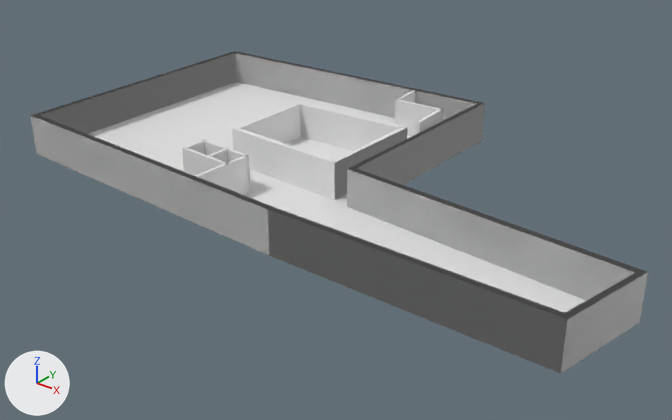
Renders of the Blender file blender/bavariathekE1.blend from each side of a commit.
Before and after are seen from a 50 mm lens placed at (46.5, -58.2, 36.5), pointed at (1.7, -2.3, 1.8). Arrows for +X, +Y and +Z are at lower left; the lights stay in place.

The older version as bpy lines, for what is in view:
```python
me_cube_071 = bpy.data.meshes.new('Cube.071')
me_cube_071.from_pydata(...)  # 12 vertices, 7 faces; spans x -0.25..0.2, y -6.93..6.94, z -2.07..2.07
me_cube_073 = bpy.data.meshes.new('Cube.073')
me_cube_073.from_pydata(...)  # 8 vertices, 6 faces; spans x -1.0..1.0, y -1.01..0.99, z -1.0..1.0
me_cube_074 = bpy.data.meshes.new('Cube.074')
me_cube_074.from_pydata(...)  # 8 vertices, 6 faces; spans x -5.85..5.94, y -0.24..0.23, z -2.07..2.07
me_cube_075 = bpy.data.meshes.new('Cube.075')
me_cube_075.from_pydata(...)  # 8 vertices, 6 faces; spans x -0.98..1.02, y -1.0..1.0, z -1.0..1.0
me_cube_092 = bpy.data.meshes.new('Cube.092')
me_cube_092.from_pydata(...)  # a box spanning x -2.0..0.0, y -2.0..0.0, z -1.0..1.0
ob_cube_063 = bpy.data.objects.new('Cube.063', me_cube_071)
ob_cube_063.location = (3.19, 0.55, 5.46)
ob_cube_063.scale = (1.0, 0.74, 0.913)
ob_cube_067 = bpy.data.objects.new('Cube.067', me_cube_073)
ob_cube_067.location = (-2.51, 5.02, 5.46)
ob_cube_067.rotation_euler = (0.0, 0.0, 0.0742)  # degrees (0, 0, 4.3)
ob_cube_067.scale = (5.91, 0.225, 1.89)
ob_cube_068 = bpy.data.objects.new('Cube.068', me_cube_074)
ob_cube_068.location = (-2.54, -4.16, 5.46)
ob_cube_068.rotation_euler = (0.0, 0.0, -0.0349)  # degrees (0, 0, -2)
ob_cube_068.scale = (1.0, 1.0, 0.913)
ob_cube_069 = bpy.data.objects.new('Cube.069', me_cube_075)
ob_cube_069.location = (-8.18, 0.32, 5.46)
ob_cube_069.scale = (0.225, 4.5, 1.89)
ob_cube_089 = bpy.data.objects.new('Cube.089', me_cube_092)
ob_cube_089.location = (3.27, 11.57, 5.46)
ob_cube_089.rotation_euler = (0.0, 0.0, 0.0742)  # degrees (0, 0, 4.3)
ob_cube_089.scale = (2.5, 0.125, 1.89)
# also in view: 'Cube.008' at (-24.7, 0.0, 5.5); 'Cube.098' at (-5.8, -10.0, 5.5); 'Cube.001' at (-9.8, 14.0, 5.5); 'Cube.003' at (-10.0, -13.4, 5.5); 'Cube.002' at (5.2, 5.3, 5.5)
```
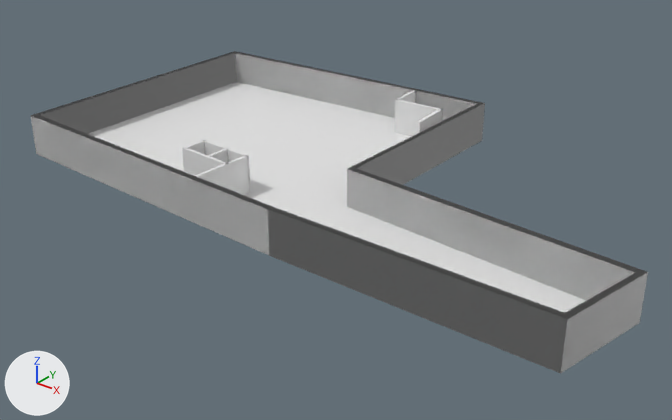
What the commit changed:
Object 'Cube.069' (ob_cube_069) is deleted.
Object 'Cube.068' (ob_cube_068) is deleted.
Object 'Cube.067' (ob_cube_067) is deleted.
Object 'Cube.063' (ob_cube_063) is deleted.

Boxes [x1, y1, x2, y2] around the edits, measured in the pictures (672 x 420 px):
'Cube.068', deleted: before [232, 128, 335, 200]
'Cube.067', deleted: before [299, 102, 405, 150]
'Cube.069', deleted: before [232, 102, 301, 144]
'Cube.063', deleted: before [333, 127, 408, 200]
